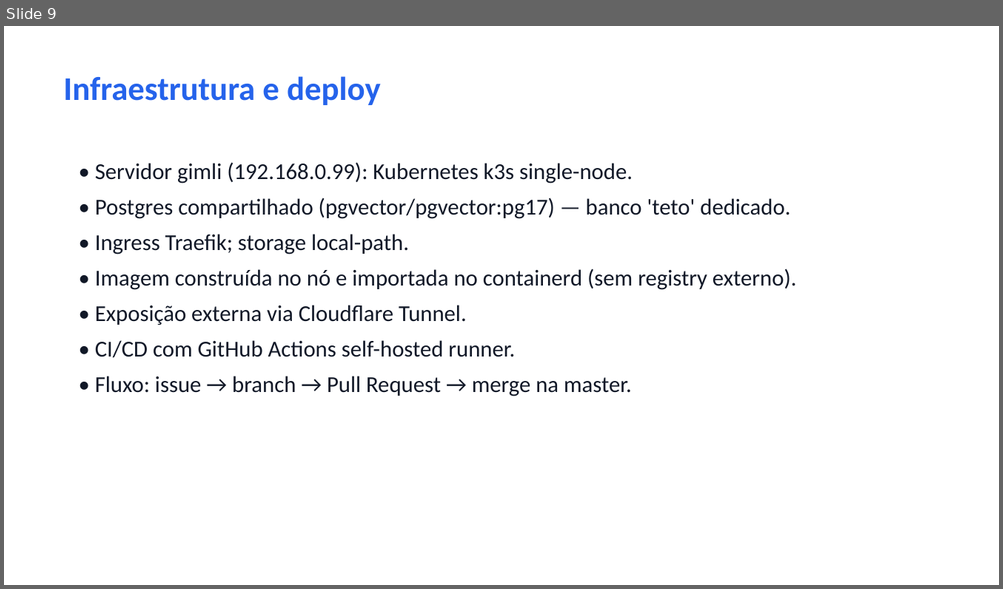
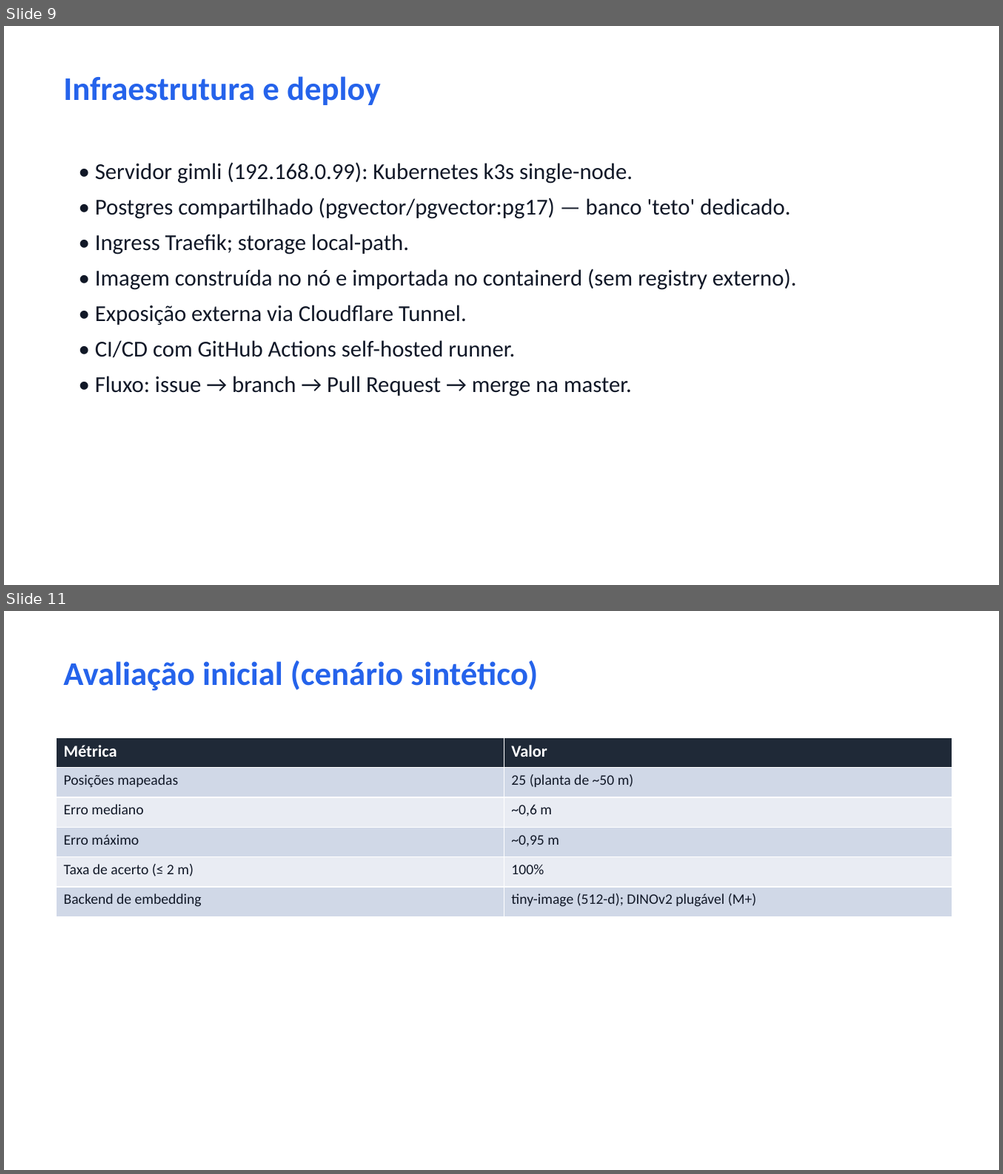
Before and after one commit to munifgebara/ceilingimagelocalization, a slide deck: docs/apresentacao/Localizacao-Indoor-Teto.pptx. Shown one above the other, each under a label of ours: slide 9 before the commit, slides 9 and 11 after it; the slides between them are not shown. The pictures are 1003x589 and 1003x1174 pixels, drawn with LibreOffice and Linux fonts; fonts in the diff are those of the drawing. Boxes give left, top, right and bottom in pixels: in the first picture for what was removed or moved away, otherwise in the second. Text is boxed around its words. In the diff, an @@ line names an element or a change of style, - is before the commit and + after.

```diff
--- a/docs/apresentacao/Localizacao-Indoor-Teto.pptx
+++ b/docs/apresentacao/Localizacao-Indoor-Teto.pptx
@@ slide 11 added at box(4, 611, 999, 1170), background #FFFFFF @@
@@ text added at box(63, 661, 538, 691), 32 pt, text #2563EB, bold @@
+Avaliação inicial (cenário sintético)
@@ table added at box(57, 738, 951, 917), 6 rows, 2 columns @@
+Métrica | Valor
+Posições mapeadas | 25 (planta de ~50 m)
+Erro mediano | ~0,6 m
+Erro máximo | ~0,95 m
+Taxa de acerto (≤ 2 m) | 100%
+Backend de embedding | tiny-image (512-d); DINOv2 plugável (M+)
```
Also in this commit, not shown: 2 slides changed, 1 other slide added, 1 slide removed, 1 other file.
